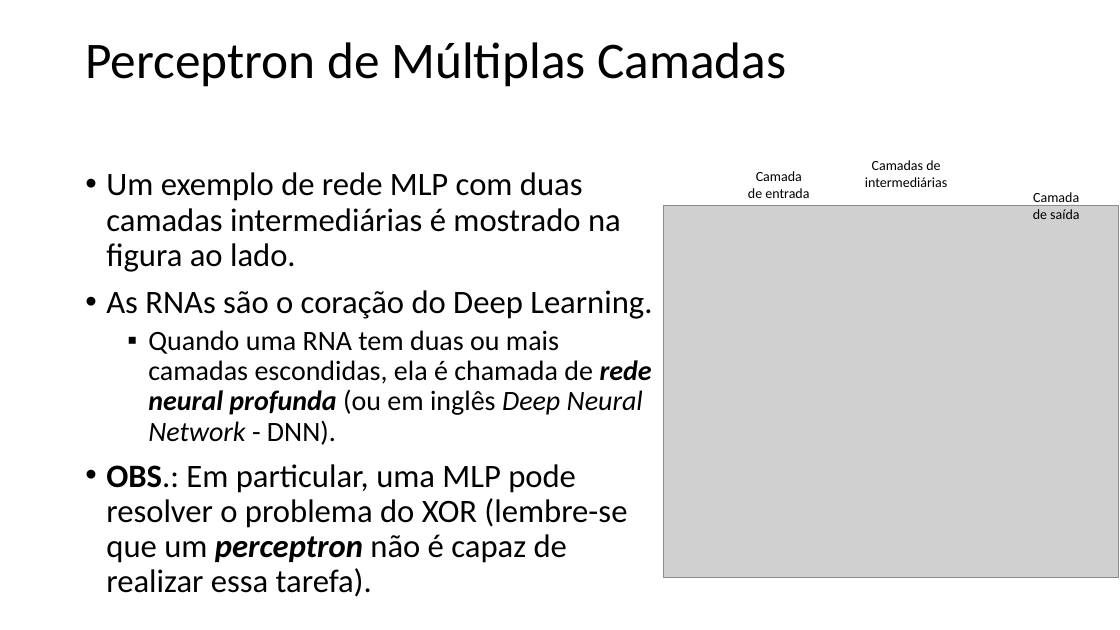
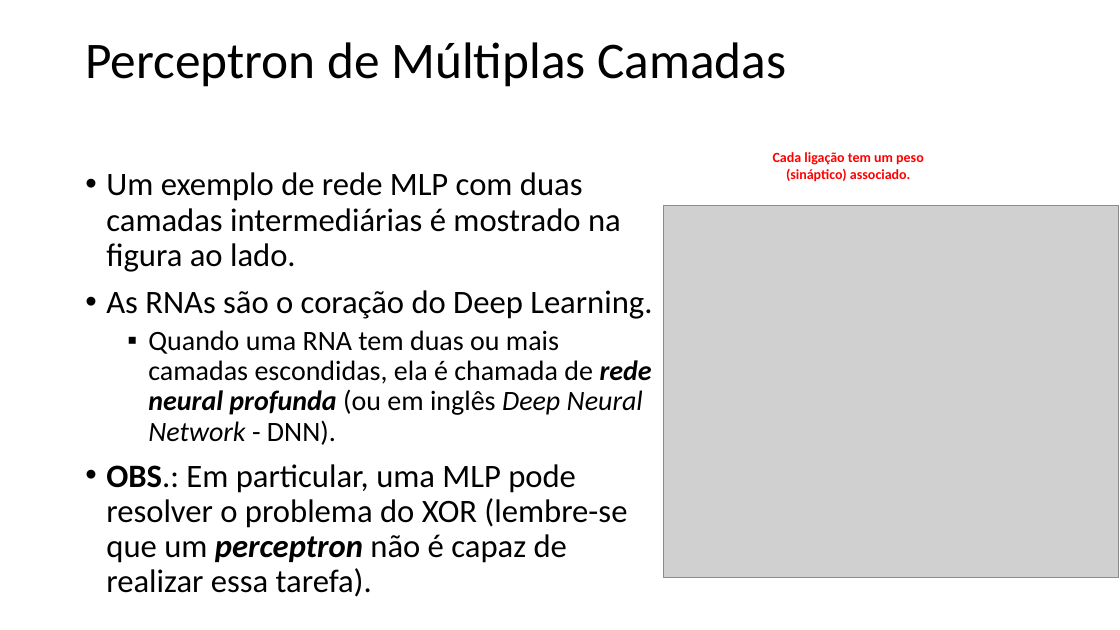
Before and after one commit to zz4fap/t320_aprendizado_de_maquina, a slide deck: slide 4 of slides/T320_Redes_Neurais_Artificiais (Parte II).pptx. Drawn at 1120x630 pixels with LibreOffice and Linux fonts; fonts in the diff are those of the drawing; grey boxes stand for pictures. Boxes give left, top, right and bottom in pixels: in the first picture for what was removed or moved away, otherwise in the second. Text is boxed around its words. In the diff, an @@ line names an element or a change of style, - is before the commit and + after.

```diff
--- a/slides/T320_Redes_Neurais_Artificiais (Parte II).pptx
+++ b/slides/T320_Redes_Neurais_Artificiais (Parte II).pptx
@@ text removed at <box>748,171,809,198</box> @@
-Camada de entrada
@@ text added at <box>773,152,924,182</box>, 12 pt, text #FF0000, bold @@
+Cada ligação tem um peso (sináptico) associado.
@@ text removed at <box>865,160,947,187</box> @@
-Camadas de intermediárias
@@ text removed at <box>1033,192,1079,219</box> @@
-Camada de saída
```
Also in this commit, not shown: 6 other slides changed, 3 other files.
